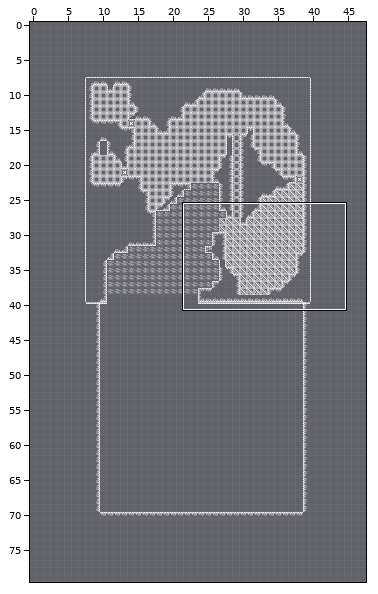
A Tiled map gets an edit: Assets/Map.tmx. The picture above shows the old version from afar; the outline marks the close-up.
Close-up. First the earlier version:
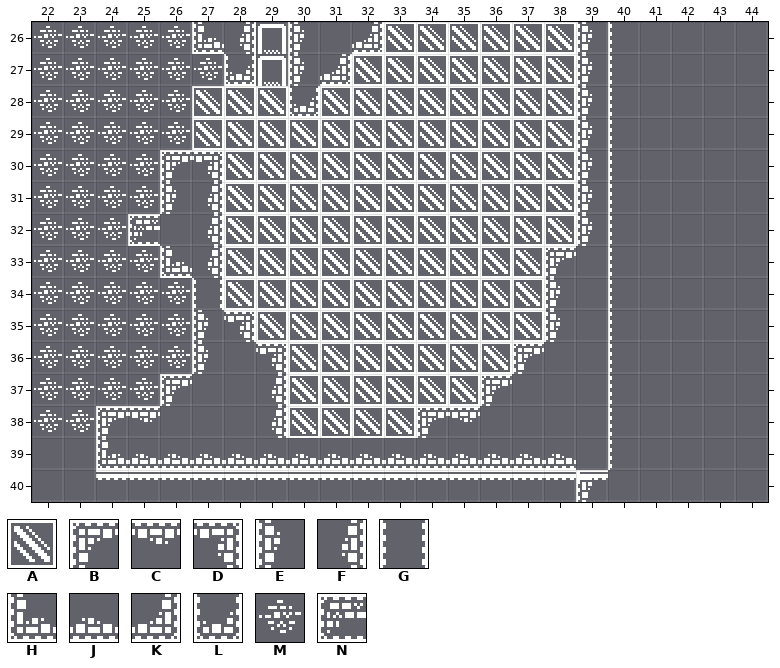
Cells are 16x16 px. Shown: x 22..44, y 26..40. The commit also changed other parts of the map, which this record leaves out.
Key: from "Tileset": A 91, B 195, C 196, D 197, E 215, F 217, G 218, H 235, J 236, K 237, L 238, M 296, N 335.
_ is an empty cell.
Layers that did not change in this view are not listed.
Layer "Obstacles" before, first column x 22:
26 _____HF_E_K______E_____
27 ______L_EK_______E_____
28 ________L________E_____
29 _________________E_____
30 ____BD___________E_____
31 ____EF___________E_____
32 ___N_F___________E_____
33 ____HF__________B______
34 _____G__________E______
35 _____ED_________E______
36 _____E_D_______B_______
37 ____B__F______B________
38 __BC___F____BC_________
39 __HJJJJJJJJJJJJJJ______
40 _________________E_____
Layer "desert" before, first column x 22:
26 MMMMM__________________
27 MMMMMM_________________
28 MMMMM__________________
29 MMMMM__________________
30 MMMM___________________
31 MMMM___________________
32 MMM____________________
33 MMMM___________________
34 MMMMM__________________
35 MMMMM__________________
36 MMMMM__________________
37 MMMM___________________
38 MM_____________________
39 _______________________
40 _______________________
Layer "Area2" before, first column x 22:
26 ___________AAAAAA______
27 __________AAAAAAA______
28 _____AAA_AAAAAAAA______
29 _____AAAAAAAAAAAA______
30 ______AAAAAAAAAAA______
31 ______AAAAAAAAAAA______
32 ______AAAAAAAAAAA______
33 ______AAAAAAAAAA_______
34 ______AAAAAAAAAA_______
35 _______AAAAAAAAA_______
36 ________AAAAAAA________
37 ________AAAAAA_________
38 ________AAAA___________
39 _______________________
40 _______________________
Now the later version:
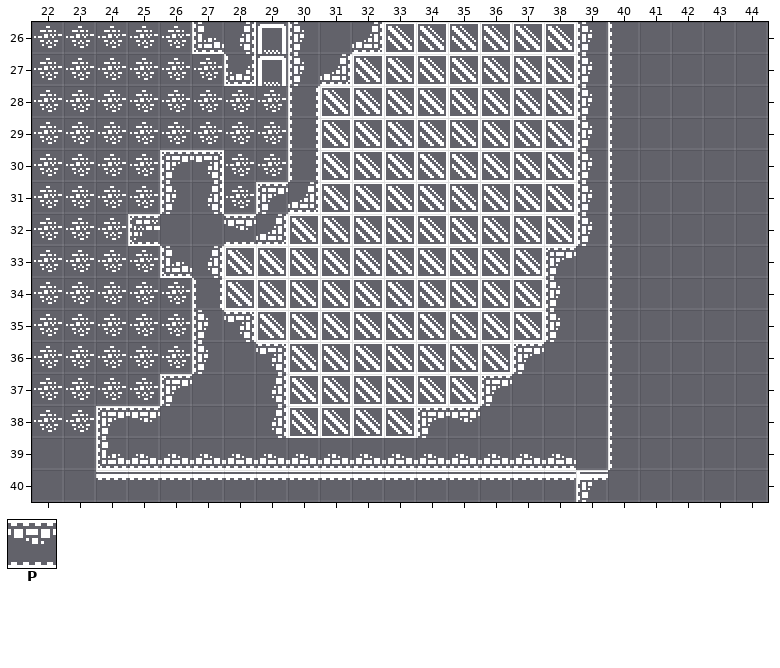
Further tiles: from "Tileset": P 256.
The exact change:
Layer "Obstacles":
y 28: x 30 L -> G
y 29..30: x 30 _ -> G
y 31: x 29..30 __ -> BK
y 32: x 27..29 F__ -> _PK
Layer "desert":
y 28..29: x 27..29 ___ -> MMM
y 30: x 28..29 __ -> MM
y 31: x 28 _ -> M
Layer "Area2":
y 28: x 27..29 AAA -> ___
y 29: x 27..30 AAAA -> ____
y 30..31: x 28..30 AAA -> ___
y 32: x 28..29 AA -> __
Where, in picture pixels (left, top, right, bottom), the same in both close-ups:
changed: (192, 86, 318, 246)
